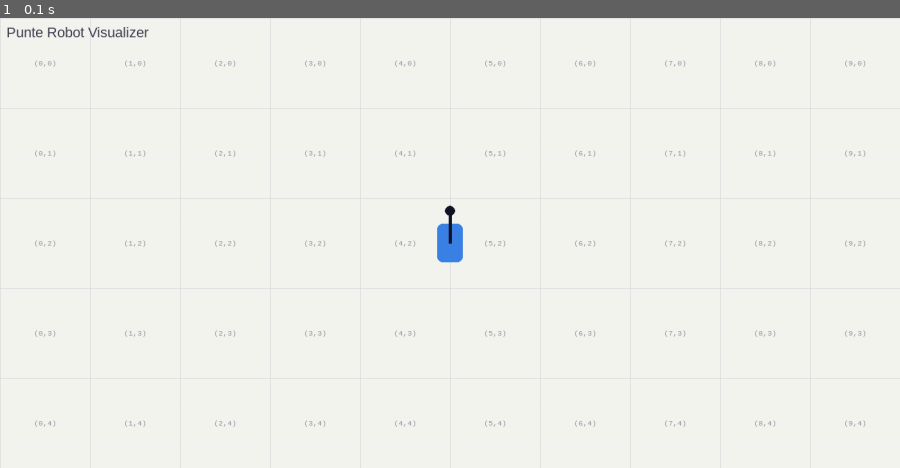
Above: before the commit, frame 1.
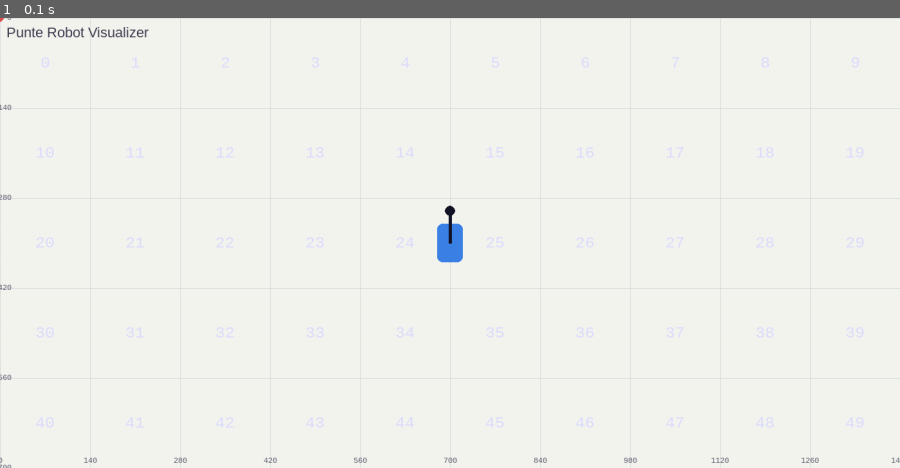
Above: after the commit, the same moment.

Repository: SudipVikram/OdometryVisualizer
Game: pygame game, started from main.py
Two runs of this game, one before a commit and one after it. Both use one fixed random seed, a clock stepped at 60 frames per second and the inputs below.
Inputs:
- Up to frame 1 (0.1 s): no input

The runs differ from the first frame. In frame 1, 0.7% of the frame differs, in the area x 0-100%, y 0-100%.

Commit message:
changed the tile numbering, added x and y indices

Diff:
--- a/main.py
+++ b/main.py
@@ -48,11 +48,14 @@
     #   TILE NUMBERS
     # ---------------------
 
-    font_small = pygame.font.SysFont("consolas", 13)   # smaller & monospaced → numbers align better
+    # ── Simple tile numbering: 0, 1, 2, 3, … in center ────────────────
+    font_tile = pygame.font.SysFont("consolas", 28, bold=False)   # big font
 
-    # How many tiles fit horizontally / vertically
-    cols = (WIDTH + tile_size - 1) // tile_size
+    # how many tiles fit
+    cols = (WIDTH  + tile_size - 1) // tile_size
     rows = (HEIGHT + tile_size - 1) // tile_size
+
+    tile_counter = 0
 
     for row in range(rows):
         for col in range(cols):
@@ -60,13 +63,45 @@
             cx = col * tile_size + tile_size // 2
             cy = row * tile_size + tile_size // 2
 
-            # coordinate text — (x,y) with x = column, y = row
-            label = f"({col},{row})"
+            # number as string
+            number_str = str(tile_counter)
 
-            text_surf = font_small.render(label, True, (140, 140, 150))  # soft gray
-            text_rect = text_surf.get_rect(center=(cx, cy))
+            text = font_tile.render(number_str, True, (220, 220, 255))  # medium gray
+            text_rect = text.get_rect(center=(cx, cy))
 
-            screen.blit(text_surf, text_rect)
+            screen.blit(text, text_rect)
+
+            tile_counter += 1
+
+    # ── Axis labels (like a graph / plot) ───────────────────────────────
+
+    # Font for axis numbers
+    font_axis = pygame.font.SysFont("consolas", 14)
+
+    # ── X labels (bottom edge) ────────────────────────────────
+    for col in range(0, cols + 1):  # +1 to include the last one
+        x_pos = col * tile_size
+        label = str(col * tile_size)          # actual pixel value or just tile index?
+        # Option 1: show tile count (0,1,2,3...)
+        # label = str(col)
+        # Option 2: show real pixel distance from left
+        # label = str(col * tile_size)
+
+        text = font_axis.render(label, True, (90, 90, 110))
+        text_rect = text.get_rect(midtop=(x_pos, HEIGHT - 18))  # just above bottom edge
+        screen.blit(text, text_rect)
+
+    # ── Y labels (left edge) ──────────────────────────────────
+    for row in range(0, rows + 1):
+        y_pos = row * tile_size
+        label = str(row * tile_size)          # or str(row) for tile count
+
+        text = font_axis.render(label, True, (90, 90, 110))
+        text_rect = text.get_rect(midright=(18, y_pos))  # just right of left edge
+        screen.blit(text, text_rect)
+
+    # Optional: mark (0,0) more clearly
+    pygame.draw.circle(screen, (220, 80, 80), (0, 0), 6)  # small red dot at top-left origin
 
     #--------------------
     # Robot
